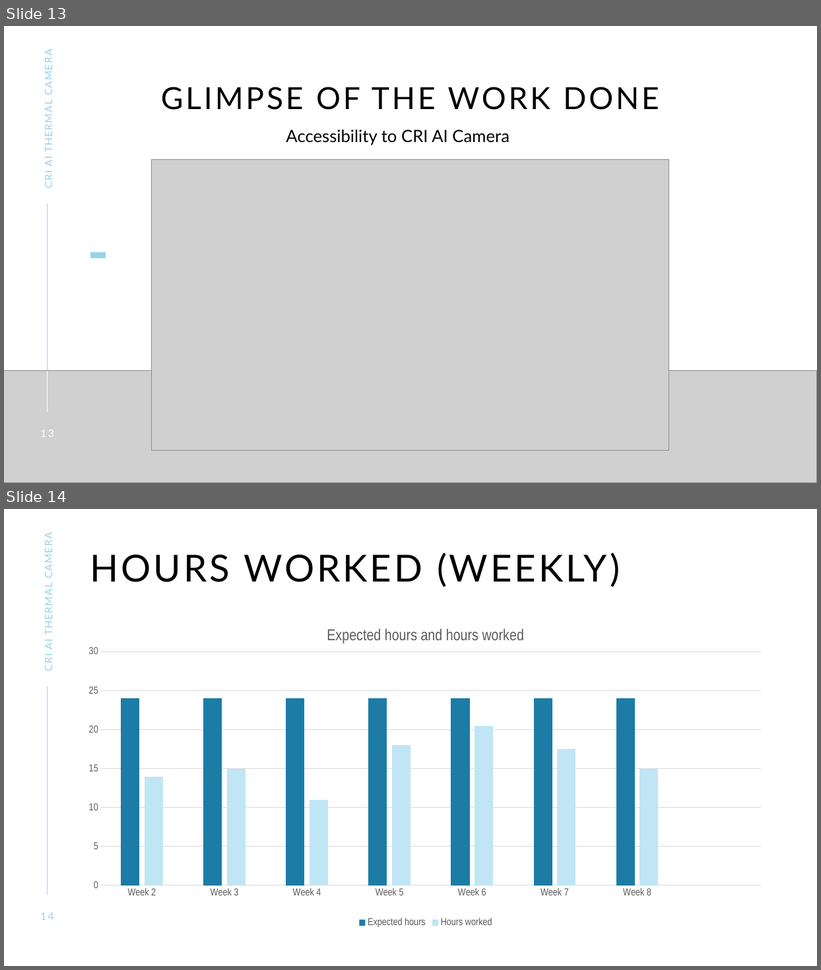
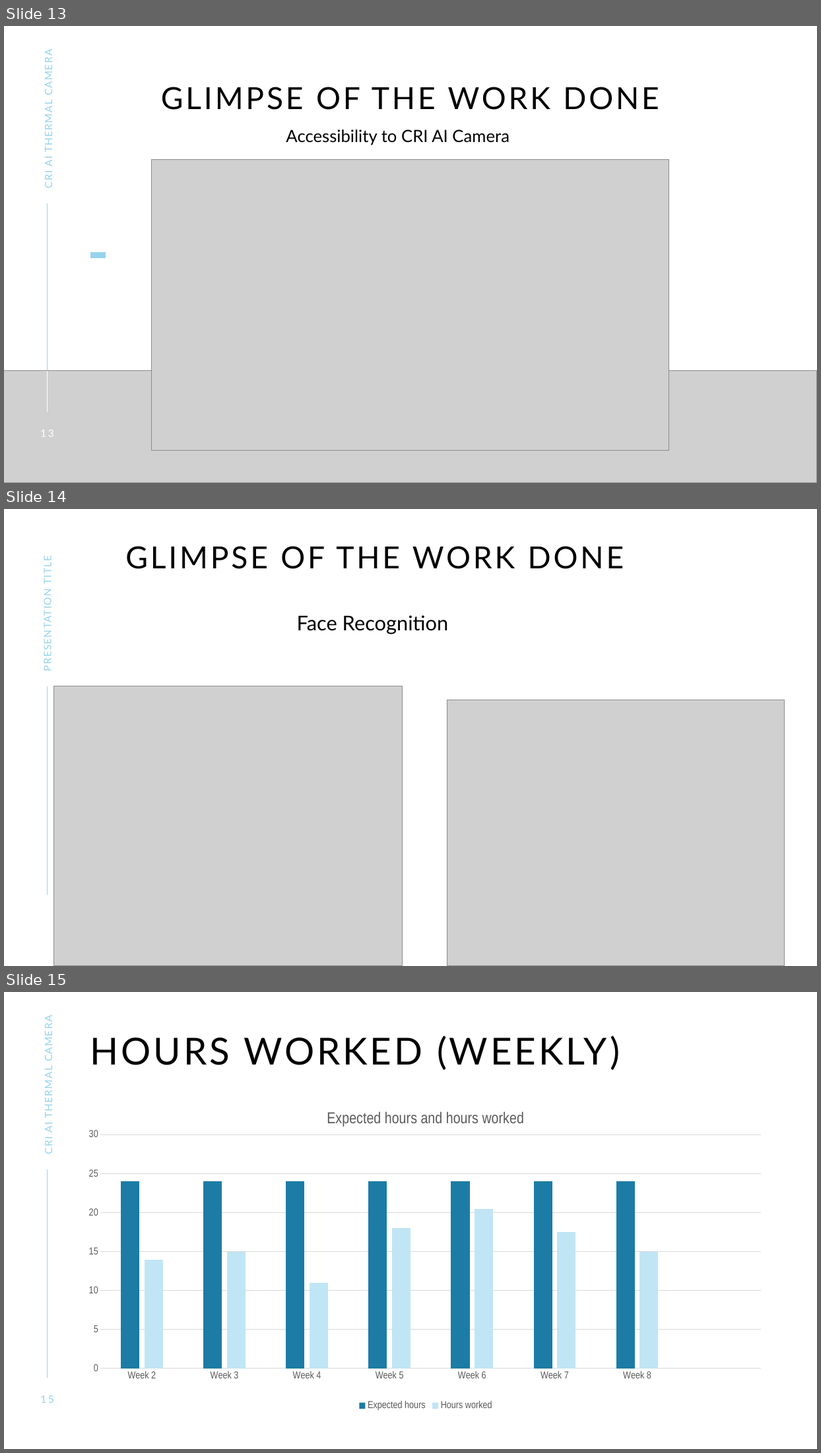
Before and after one commit to tilakpandya/Face_Recognition_Using_Thermal_Images, a slide deck: Presentations/CRI_AI_Camera_Week_9.pptx. Shown one above the other, each under a label of ours: slides 13 and 14 before the commit, slides 13, 14 and 15 after it. The pictures are 821x970 and 821x1453 pixels, drawn with LibreOffice and Linux fonts; fonts in the diff are those of the drawing; grey boxes stand for pictures. Boxes give left, top, right and bottom in pixels: in the first picture for what was removed or moved away, otherwise in the second. Text is boxed around its words. In the diff, an @@ line names an element or a change of style, - is before the commit and + after.

```diff
--- a/Presentations/CRI_AI_Camera_Week_9.pptx
+++ b/Presentations/CRI_AI_Camera_Week_9.pptx
@@ slide 14 added at box(4, 509, 817, 966), background #FFFFFF; not listed: 1 template element that a slide beside it also shows @@
@@ title added at box(125, 546, 624, 569), 36 pt, text #000000 @@
+GLIMPSE OF THE WORK DONE
@@ text added at box(42, 558, 54, 669), 12 pt, text #96D3ED @@
+PRESENTATION TITLE
@@ text added at box(297, 615, 449, 634), 24 pt, text #000000 @@
+Face Recognition
@@ picture added at box(54, 686, 403, 966) @@
@@ picture added at box(448, 700, 785, 966) @@
@@ page number added at box(40, 911, 54, 923), 12 pt, text #FFFFFF @@
+14
@@ what was slide 14 is now slide 15 @@
@@ page number at box(40, 1396, 54, 1403): text changed @@
-14
+15
```
Also in this commit, not shown: 1 slide changed.
